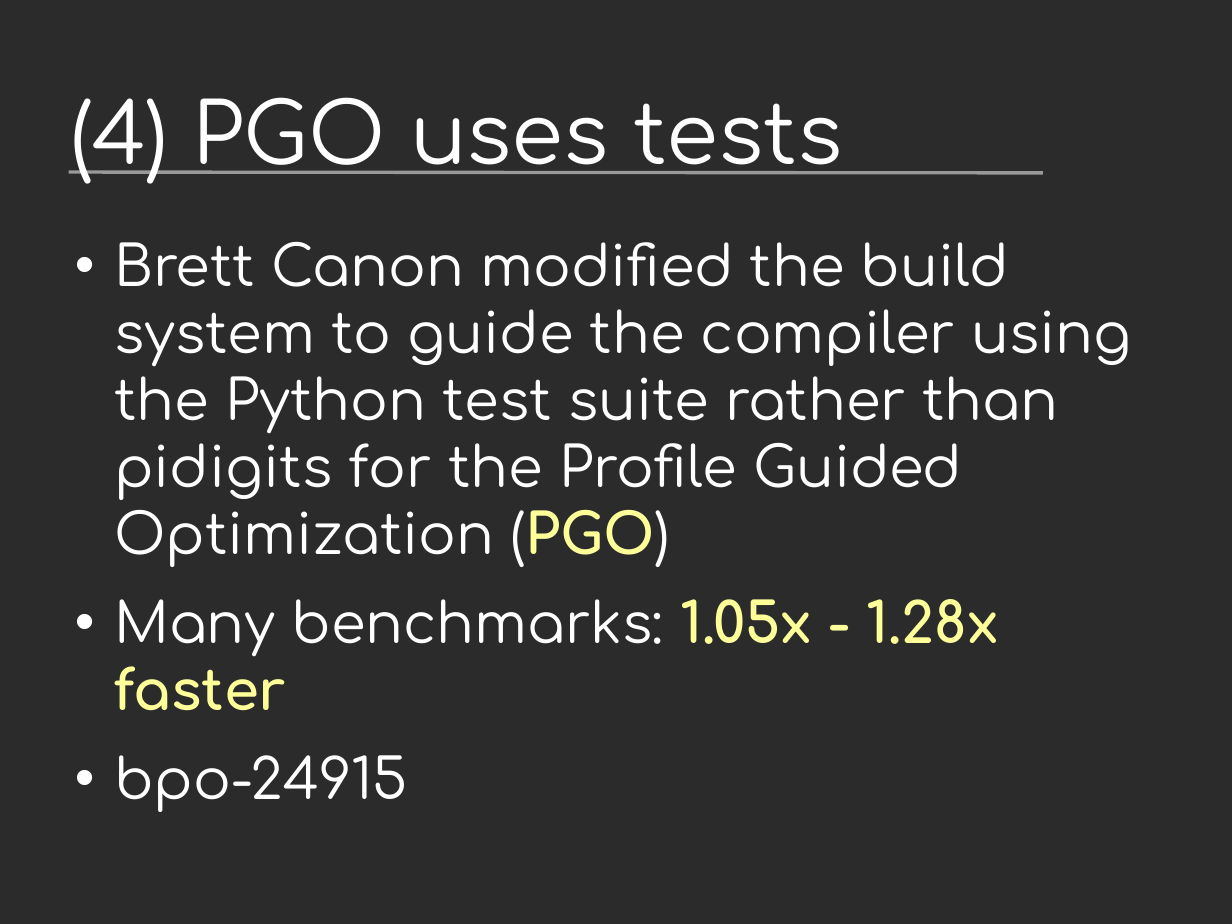
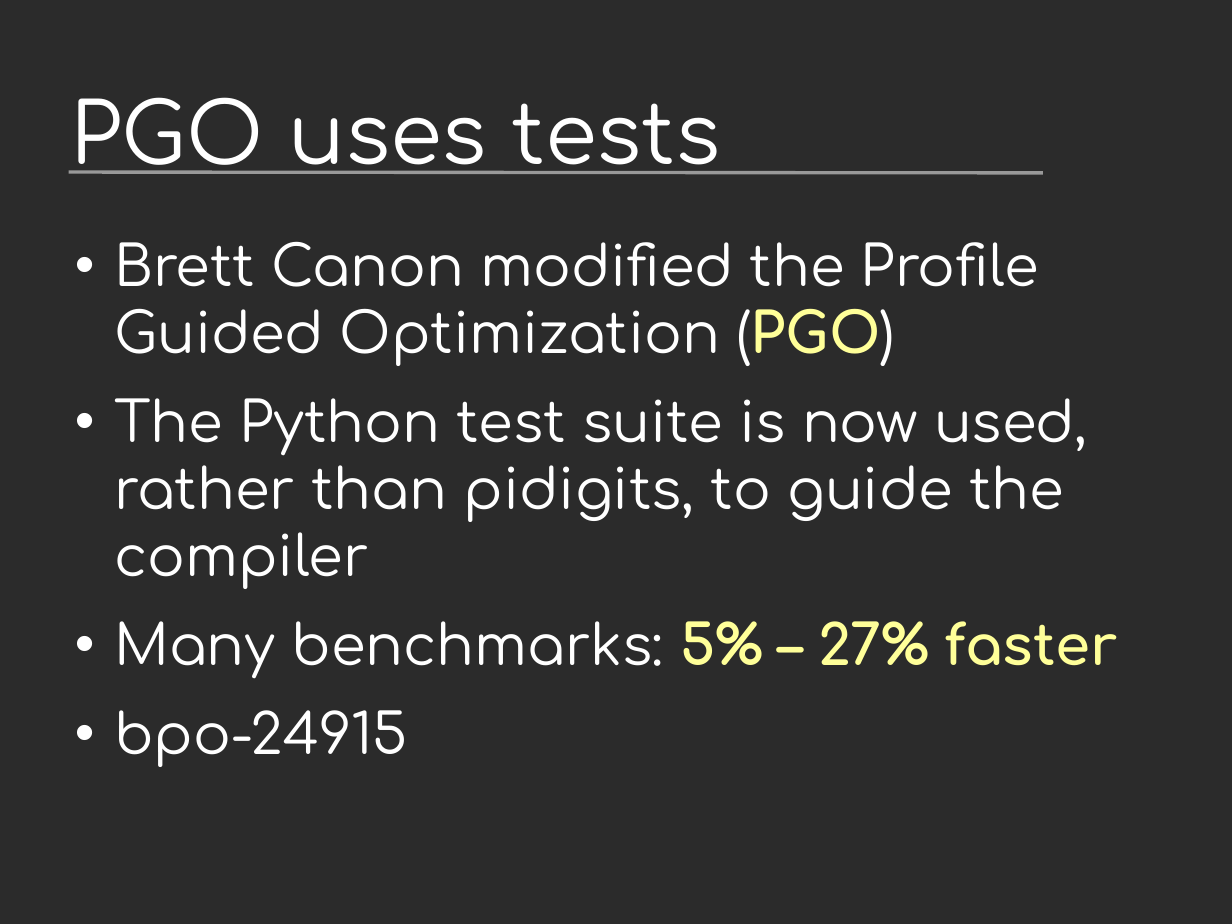
Before and after one commit to vstinner/talks, a slide deck: slide 22 of 2017-PyconUS/python36_opt.odp (slide 21 before the commit). Drawn at 1232x924 pixels with LibreOffice and Linux fonts; fonts in the diff are those of the drawing; background and template pictures are left out; a plain dark background stands for a picture behind light text. Boxes give left, top, right and bottom in pixels: in the first picture for what was removed or moved away, otherwise in the second. Text is boxed around its words. In the diff, an @@ line names an element or a change of style, - is before the commit and + after.

```diff
--- a/2017-PyconUS/python36_opt.odp
+++ b/2017-PyconUS/python36_opt.odp
@@ title at box(71, 97, 720, 174): text changed @@
-(4) PGO uses tests
+PGO uses tests
@@ text at box(114, 242, 1118, 679): text changed @@
-• Brett Canon modified the build system to guide the compiler using the Python test suite rather than pidigits for the Profile Guided Optimization (PGO)
-• Many benchmarks: 1.05x - 1.28x faster
+• Brett Canon modified the Profile Guided Optimization (PGO)
+• The Python test suite is now used, rather than pidigits, to guide the compiler
+• Many benchmarks: 5% – 27% faster
```
Also in this commit, not shown: 22 other slides changed, 2 slides added, 1 other file.
